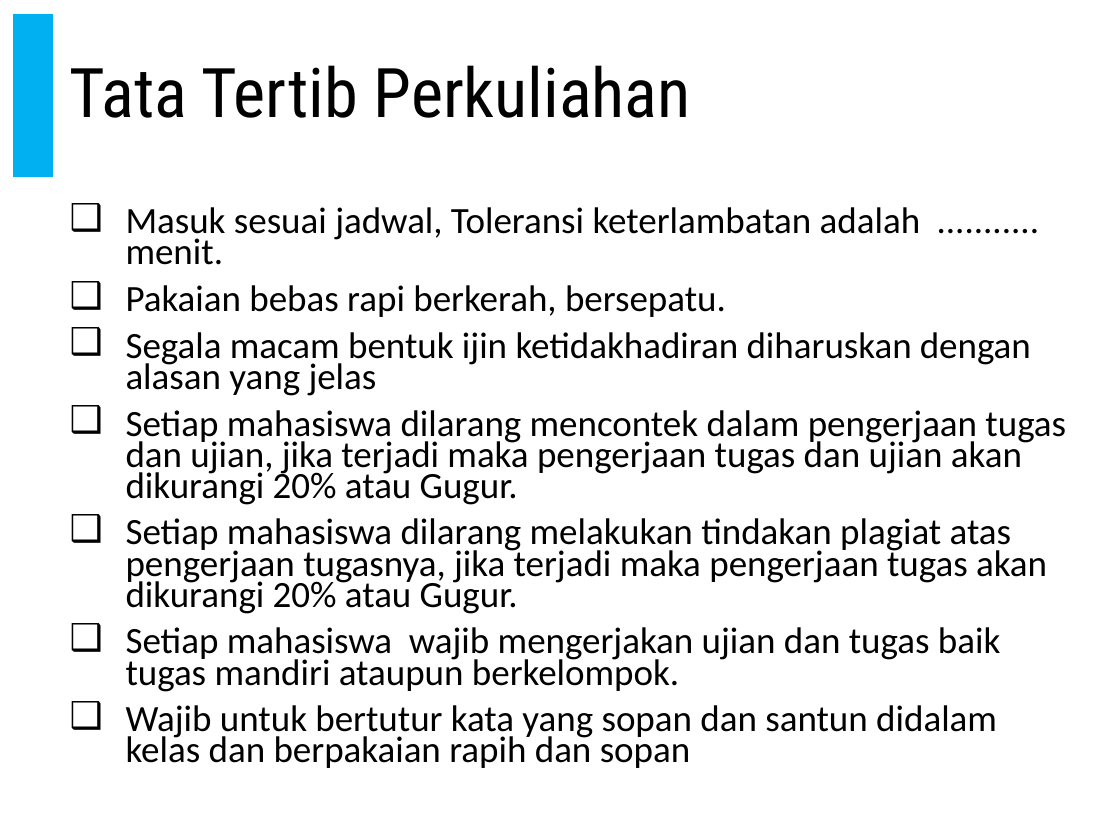
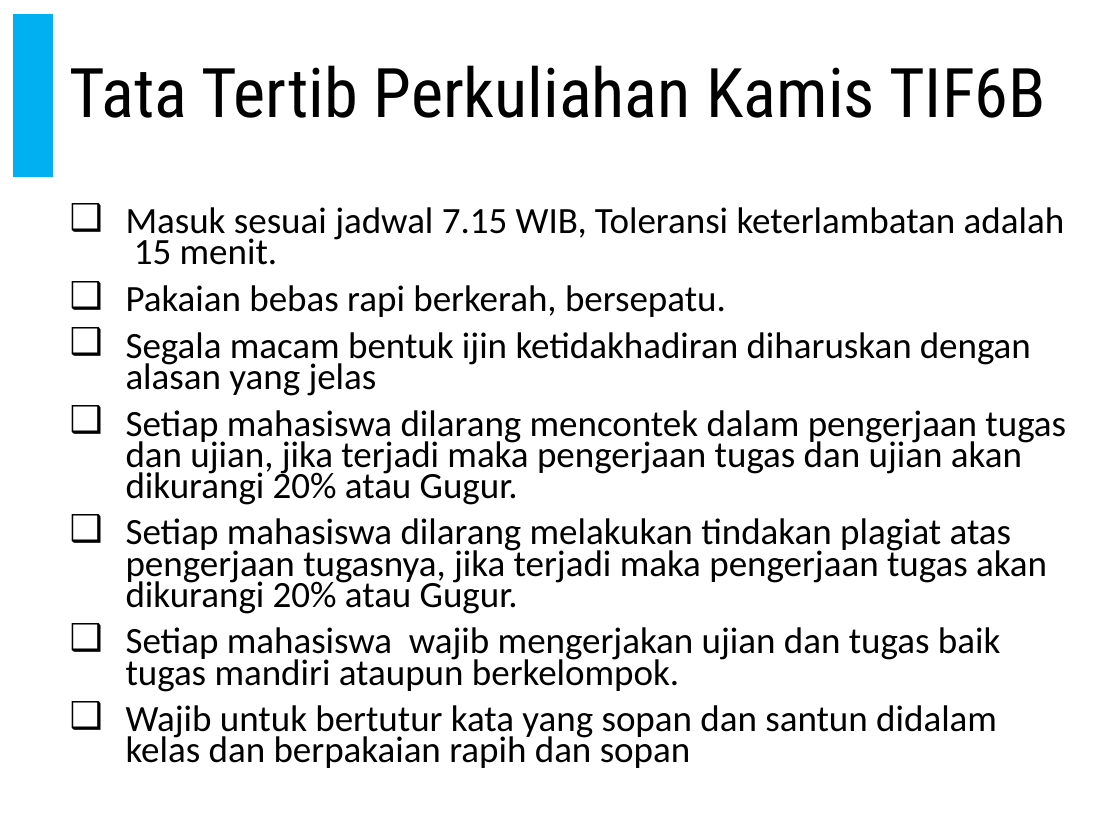
Before and after one commit to doniaft/Proyek-Perangkat-Lunak, a slide deck: slide 44 of 1. Bahan Ajar/01. PPL - Pendahuluan.pptx (slide 23 before the commit). Drawn at 1120x840 pixels with LibreOffice and Linux fonts; fonts in the diff are those of the drawing. Boxes give left, top, right and bottom in pixels: in the first picture for what was removed or moved away, otherwise in the second. Text is boxed around its words. In the diff, an @@ line names an element or a change of style, - is before the commit and + after.

```diff
--- a/1. Bahan Ajar/01. PPL - Pendahuluan.pptx
+++ b/1. Bahan Ajar/01. PPL - Pendahuluan.pptx
@@ title at [70,65,1046,118]: text changed @@
-Tata Tertib Perkuliahan
+Tata Tertib Perkuliahan Kamis TIF6B
@@ text at [126,207,1065,265]: text changed @@
-❑ Masuk sesuai jadwal, Toleransi keterlambatan adalah ........... menit.
+❑ Masuk sesuai jadwal 7.15 WIB, Toleransi keterlambatan adalah 15 menit.
```
Also in this commit, not shown: 2 other slides changed, 22 slides added, 2 other files.
